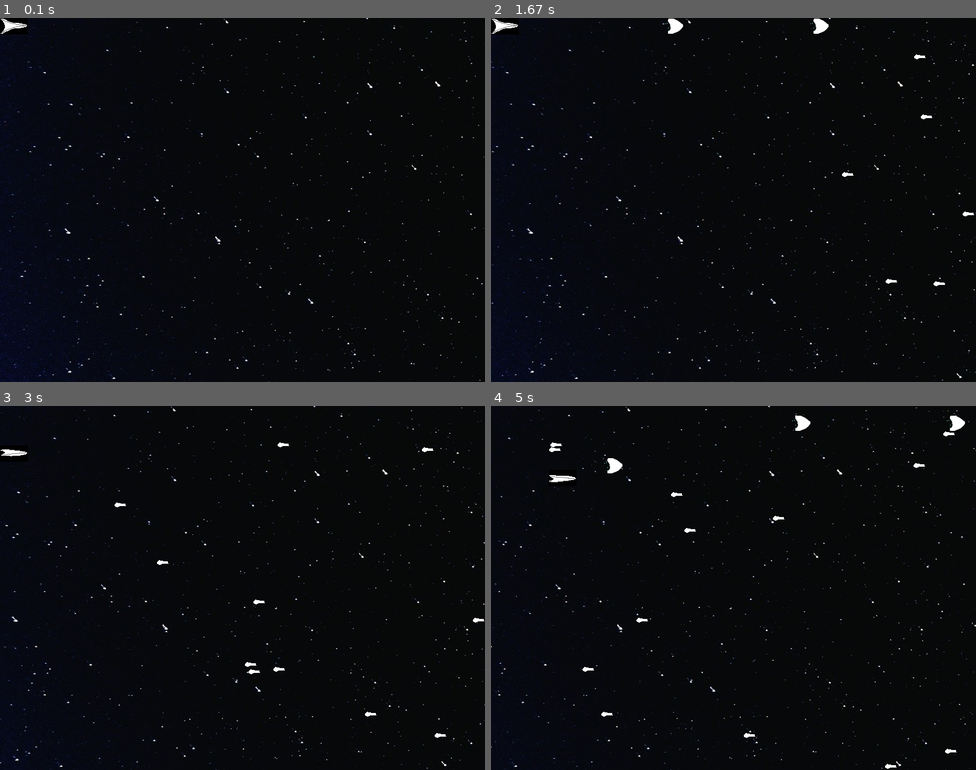
Above: before the commit, frames 1-4 (two rows, left to right).
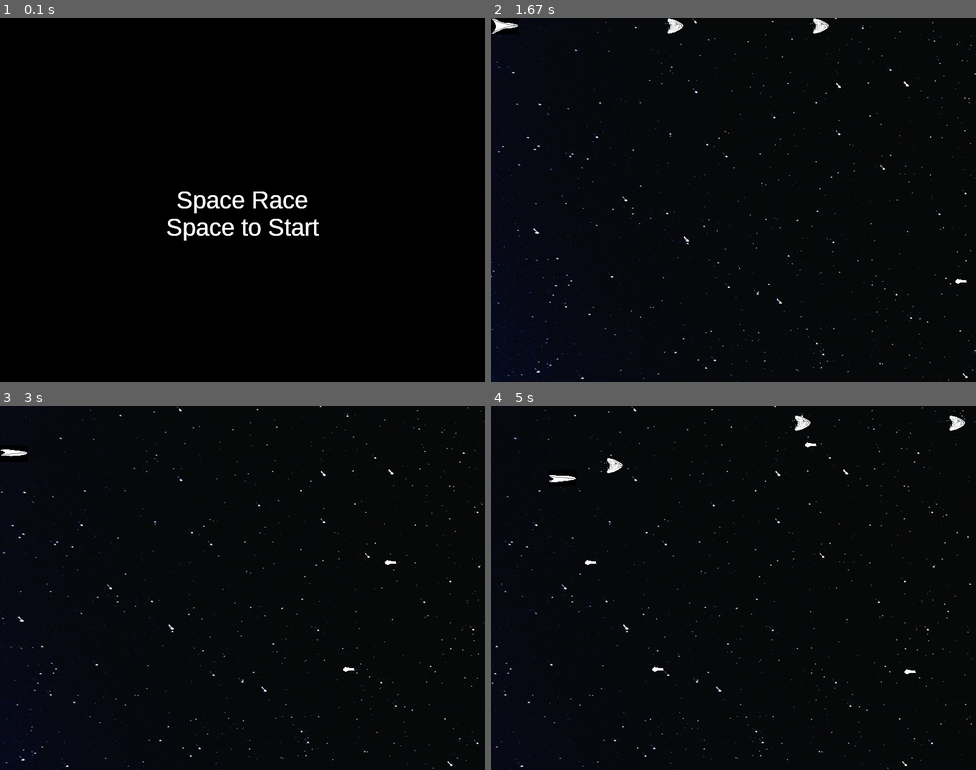
Above: after the commit, the same moments.

Repository: Jamesea06/Pygame
Game: pygame game, started from Pygame.py
Same seed, same stepped clock (60 frames per second), same inputs: the game is played once before the commit and once after it.
Inputs:
- Up to frame 1 (0.1 s): no input
- Up to frame 2 (1.67 s): hold Space 0.33-0.87 s; hold Left 0.33-0.87 s; hold Space 0.9-1.43 s; hold Left 0.9-1.43 s
- Up to frame 3 (3 s): hold Down 2.03-2.5 s; hold Left 2.53-2.93 s; hold Up from 2.97 s (still down)
- Up to frame 4 (5 s): release Up at 3.33 s; tap Space at 3.37, 3.77, 4.07, 4.43, 4.83 s; hold Right 3.7-4.33 s; hold Down 4.37-4.73 s; hold Down from 4.77 s (still down)

The runs differ from the first frame. In frame 1, 6.9% of the frame differs, in the area x 0-100%, y 0-100%; in frame 2, 1.5%; in frame 3, 1.6%; in frame 4, 1.8%.

Commit message:
Version 0.1

Diff:
--- a/Pygame.py
+++ b/Pygame.py
@@ -27,16 +27,16 @@
 game_state = "start_menu"
 
 def draw_start_menu():
-   screen.fill((0, 0, 0))
+   #screen.fill((0, 0, 0))
    font = pygame.font.SysFont('arial', 40)
-   title = font.render('My Game', True, (255, 255, 255))
-   start_button = font.render('Start', True, (255, 255, 255))
+   title = font.render('Space Race', True, (255, 255, 255))
+   start_button = font.render('Space to Start', True, (255, 255, 255))
    screen.blit(title, (SCREEN_WIDTH/2 - title.get_width()/2, SCREEN_HEIGHT/2 - title.get_height()/2))
    screen.blit(start_button, (SCREEN_WIDTH/2 - start_button.get_width()/2, SCREEN_HEIGHT/2 + start_button.get_height()/2))
    pygame.display.update()
 
 def draw_game_over_screen():
-   screen.fill((0, 0, 0))
+   #screen.fill((0, 0, 0))
    font = pygame.font.SysFont('arial', 40)
    title = font.render('Game Over', True, (255, 255, 255))
    restart_button = font.render('R - Restart', True, (255, 255, 255))
@@ -45,6 +45,14 @@
    screen.blit(restart_button, (SCREEN_WIDTH/2 - restart_button.get_width()/2, SCREEN_HEIGHT/1.9 + restart_button.get_height()))
    screen.blit(quit_button, (SCREEN_WIDTH/2 - quit_button.get_width()/2, SCREEN_HEIGHT/2 + quit_button.get_height()/2))
    pygame.display.update()
+
+def game_over():
+    # Display the game over screen and stop the game
+    game_state = "Game_over"
+    #pygame.time.wait(2000)   # Pause for 2 seconds before exiting
+    player.kill()            # Remove the player
+    global running           # Use global to modify the main loop variable
+    running = False
 
 # Define a Player object by extending pygame.sprite.Sprite
 # The surface drawn on the screen is now an attribute of 'player'
@@ -102,6 +110,7 @@
         if self.rect.right < 0:
             self.kill()
 
+
 # Define the Met object by extending pygame.sprite.Sprite
 # Use an image for a better-looking sprite
 class Mett(pygame.sprite.Sprite):
@@ -116,13 +125,29 @@
                 random.randint(0, SCREEN_HEIGHT),
             )
         )
+        self.speed = 5  # Default speed
+        self.health = 5
+        self.transformed = False  # Flag to check if the met has been transformed
 
     # Move the Met based on a constant speed
     # Remove the Met when it passes the left edge of the screen
     def update(self):
-        self.rect.move_ip(-5, 0)
+        self.rect.move_ip(-self.speed, 0)
         if self.rect.right < 0:
             self.kill()
+
+    def take_damage(self):
+        # Reduce health by 1 when hit by a photon
+        self.health -= 1
+        if self.health <= 0:
+            self.kill()  # Destroy boss if health is 0 or below
+
+    def transform(self):
+        """Change the Mett's image and properties."""
+        self.surf = pygame.image.load("Transformed_Met.png").convert()  # New image
+        self.surf.set_colorkey((0, 0, 0), RLEACCEL)  # Optional, if transparency needed
+        self.speed = 4  # Increase speed or change other properties
+        self.transformed = True  # Mark the met as transformed
 
 class Photon(pygame.sprite.Sprite):
     def __init__(self, player_position):
@@ -144,14 +169,64 @@
         if self.rect.right > SCREEN_WIDTH:
             self.kill()
 
+class Pickable(pygame.sprite.Sprite):
+    def __init__(self, position):
+        super(Pickable, self).__init__()
+        self.surf = pygame.Surface((20, 20))  # Example: a small square
+        self.surf.fill((0, 255, 0))  # Example: green color for pickable object
+        self.rect = self.surf.get_rect(center=position)  # Position at the location of the destroyed `Mett`
+        #self.value = random.randint(10, 50)  # Assign some random value to the pickable object
+
+    def update(self):
+        # Add behavior for the pickable object, like floating or spinning if needed
+        pass
+
+class Boss(pygame.sprite.Sprite):
+    def __init__(self):
+        super(Boss, self).__init__()
+        self.surf = pygame.image.load("Ship_Boss.png")
+
+        # Resize the image to make it larger (e.g., quadruple the size)
+        self.surf = pygame.transform.scale(self.surf, (self.surf.get_width() * 4, self.surf.get_height() * 4))
+
+        # The starting position is randomly generated
+        self.rect = self.surf.get_rect(
+            center=(random.randint(SCREEN_WIDTH + 250, SCREEN_WIDTH + 300), 300)
+        )
+        self.speed = 4  # Initial speed
+        self.target_x =  600  # Set the target x position (e.g., middle of the screen)
+
+    def update(self):
+        # Move the boss leftward
+        if self.rect.centerx > self.target_x:
+            # Slow down as the boss approaches the target
+            distance_to_target = self.rect.centerx - self.target_x
+
+            if distance_to_target < 100:  # If close to the target, slow down
+                self.speed = max(1, distance_to_target / 100)  # Slow down to a minimum speed of 1
+
+            self.rect.move_ip(-self.speed, 0)  # Move left
+
+        else:
+            # Stop the boss when it reaches the target
+            self.speed = 0
+
+
+    def transform(self):
+        """Change the Mett's image and properties."""
+        self.surf = pygame.image.load("Transformed_Met.png").convert()  # New image
+        self.surf.set_colorkey((0, 0, 0), RLEACCEL)  # Optional, if transparency needed
+        self.speed = 4  # Increase speed or change other properties
+        self.transformed = True  # Mark the met as transformed
+
 # Setup for sounds. Defaults are good.
 pygame.mixer.init()
 
 pygame.init()
 
 # Load and play background music
-#pygame.mixer.music.load("370801__romariogrande__space-chase.wav")
-#pygame.mixer.music.play(loops=-1)
+pygame.mixer.music.load("370801__romariogrande__space-chase.wav")
+pygame.mixer.music.play(loops=-1)
 
 # Load all sound files
 # Sound sources: Jon Fincher
@@ -171,15 +246,19 @@
 # Image initial position
 x = 0
 
-# Create a custom event for adding a new enemy
-ADDENEMY = pygame.USEREVENT + 1
-pygame.time.set_timer(ADDENEMY, 250)
-ADDMet = pygame.USEREVENT + 2
-pygame.time.set_timer(ADDMet, 10000)
+# # Create a custom event for adding a new enemy
+# ADDENEMY = pygame.USEREVENT + 1
+# pygame.time.set_timer(ADDENEMY, 750)
+#ADDMet = pygame.USEREVENT + 2
+#pygame.time.set_timer(ADDMet, 5000)
+last_enemy_time = 0
+last_mett_time = 0
+ENEMY_INTERVAL = 1000
+Mett_Interval = 10000
   # Define a variable to track the cooldown time (in milliseconds)
 PHOTON_COOLDOWN = 500  # Adjust as needed (500 milliseconds = 0.5 seconds)
 last_photon_time = 0  # Variable to store the time when the last photon was created
-
+CollectCount = 0
 # Instantiate player. Now
 player = Player()
 
@@ -190,8 +269,10 @@
 enemies = pygame.sprite.Group()
 Mette = pygame.sprite.Group()
 photon_group = pygame.sprite.Group()
+pickable_group = pygame.sprite.Group()
 all_sprites = pygame.sprite.Group()
 all_sprites.add(player)
+boss_spawned = False
 #all_sprites.add(photon) #Generates a photon at
 
 # Run until the user asks to quit
@@ -201,77 +282,114 @@
 
     # Look at every event in the queue
     for event in pygame.event.get():
-        # Did the user hit a key?
-        if event.type == KEYDOWN:
-            # Was it the Escape key? If so, stop the loop.
+        #print(event.type)
+        if event.type == QUIT:
+                running = False
+        elif event.type == KEYDOWN:
             if event.key == K_ESCAPE:
-                running = False
-        # Did the user click the window close button? If so, stop the loop.
-        elif event.type == QUIT:
-            running = False
-                # Add a new enemy?
-
-        elif event.type == ADDENEMY:
+                    running = False
+            elif event.key == K_SPACE and game_state == "start_menu":
+                    game_state = "game"
+    # Draw the appropriate screen based on game state
+    if game_state == "start_menu":
+        draw_start_menu()
+    if game_state == "Game_over":
+        draw_game_over_screen()
+    if game_state == "game":
+        pressed_keys = pygame.key.get_pressed()
+
+        # Update the player sprite based on user keypresses
+        player.update(pressed_keys)
+
+
+        if pressed_keys[K_SPACE]:
+            current_time = pygame.time.get_ticks()
+
+            if current_time - last_photon_time > PHOTON_COOLDOWN:
+                # Create a new instance of the Photon class
+                new_photon = Photon(player.rect.center)
+                # Add the new photon to sprite groups
+                all_sprites.add(new_photon)
+                photon_group.add(new_photon)
+                # Update the last photon creation time
+                last_photon_time = current_time
+        current_time = pygame.time.get_ticks()
+        if current_time - last_enemy_time > ENEMY_INTERVAL and CollectCount != 1:
             # Create the new enemy and add it to sprite groups
             new_enemy = Enemy()
             enemies.add(new_enemy)
             all_sprites.add(new_enemy)
-       # Add a new Met?
-        elif event.type == ADDMet:
+            last_enemy_time = current_time
+        if current_time - last_mett_time > Mett_Interval and CollectCount != 1:
             # Create the new Met and add it to sprite groups
             new_Met = Mett()
             Mette.add(new_Met)
             all_sprites.add(new_Met)
-       # Get all the keys currently pressed
-    pressed_keys = pygame.key.get_pressed()
-
-
-
-    # Update the player sprite based on user keypresses
-    player.update(pressed_keys)
-
-
-    if pressed_keys[K_SPACE]:
-        current_time = pygame.time.get_ticks()
-
-        if current_time - last_photon_time > PHOTON_COOLDOWN:
-            # Create a new instance of the Photon class
-            new_photon = Photon(player.rect.center)
-            # Add the new photon to sprite groups
-            all_sprites.add(new_photon)
-            photon_group.add(new_photon)
-            # Update the last photon creation time
-            last_photon_time = current_time
-
-    photon_group.update()
-    # Fill the screen with white
-        # Update enemy position
-    enemies.update()
-    Mette.update()
-    screen.fill((0,0,0))
-    #screen.blit(bg_image, (0, 0))
-
-    # Moving the background
-    x -= 1
-    # Resetting the image when it leaves screen
-    if x == -1 * bg_image.get_width():
-        x = 0
-    # Drawing image at position (x,0)
-    screen.blit(bg_image, (x, 0))
-    #pygame.display.update()
-
-    # Draw all sprites
-    for entity in all_sprites:
-        screen.blit(entity.surf, entity.rect)
-
-        # Check if any enemies have collided with the player
-    if pygame.sprite.spritecollideany(player, enemies):
-        # If so, then remove the player and stop the loop
-        player.kill()
-        running = False
-
-    # Draw the player on the screen
-    #screen.blit(player.surf, player.rect)
+            last_mett_time = current_time
+
+        if CollectCount >0 and not boss_spawned:
+            new_Boss = Boss()
+            enemies.add(new_Boss)
+            all_sprites.add(new_Boss)
+            boss_spawned = True
+
+        photon_group.update()
+            # Update enemy position
+        enemies.update()
+        Mette.update()
+        screen.fill((0,0,0))
+        #screen.blit(bg_image, (0, 0))
+
+        # Moving the background
+        x -= 1
+        # Resetting the image when it leaves screen
+        if x == -1 * bg_image.get_width():
+            x = 0
+        # Drawing image at position (x,0)
+        screen.blit(bg_image, (x, 0))
+        #pygame.display.update()
+
+        # Draw all sprites
+        for entity in all_sprites:
+            screen.blit(entity.surf, entity.rect)
+
+            # Check if any enemies have collided with the player
+        if pygame.sprite.spritecollideany(player, enemies) or pygame.sprite.spritecollideany(player, Mette):
+            game_over()
+        #if pygame.sprite.spritecollideany(photon_group, Mette):
+
+        # Check for collisions between photon_group and Mette
+        collisions = pygame.sprite.groupcollide(photon_group, Mette, True, False)
+
+        if pygame.sprite.spritecollideany(player, pickable_group):
+            print("Collection")
+            collection = pygame.sprite.spritecollideany(player, pickable_group)
+            CollectCount = CollectCount +1
+            collection.kill()
+            #for pick in collection.items():
+            #    pick.kil()
+
+
+        # Loop through all detected collisions
+        if collisions:
+            for photon, mets in collisions.items():
+
+                print("Collision detected!")
+                for met in mets:  # Loop through each `Mett` in the list
+                    if met.transformed:
+                               # Create a pickable object at the position of the destroyed `Mett`
+                        pickable_object = Pickable(met.rect.center)
+                        pickable_group.add(pickable_object)  # Add to a group for pickable items
+                        all_sprites.add(pickable_object)  # Add to the all_sprites group for rendering
+                        met.kill()
+                    else:
+                        met.transform()  # Apply the `transform()` method to each `Mett
+                        print(met)
+
+
+
+        # Draw the player on the screen
+        #screen.blit(player.surf, player.rect)
 
     # Update the display
     pygame.display.flip()
Binary file changed: Photon.png
Binary file added: Squid.png
Binary file added: Squid2.png
Binary file added: SquidA.png
Binary file added: SquidB.png
Binary file added: Transformed_Met.png
Binary file added: ship_Boss.png
